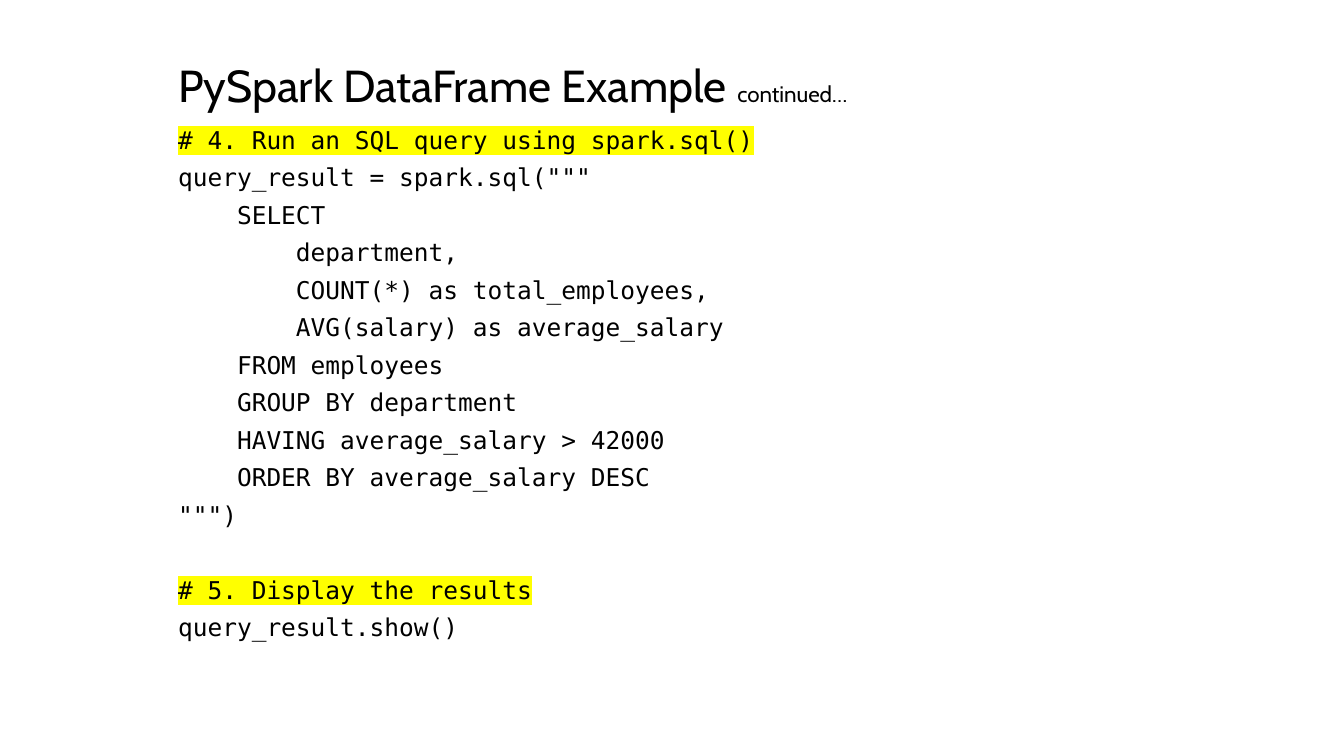
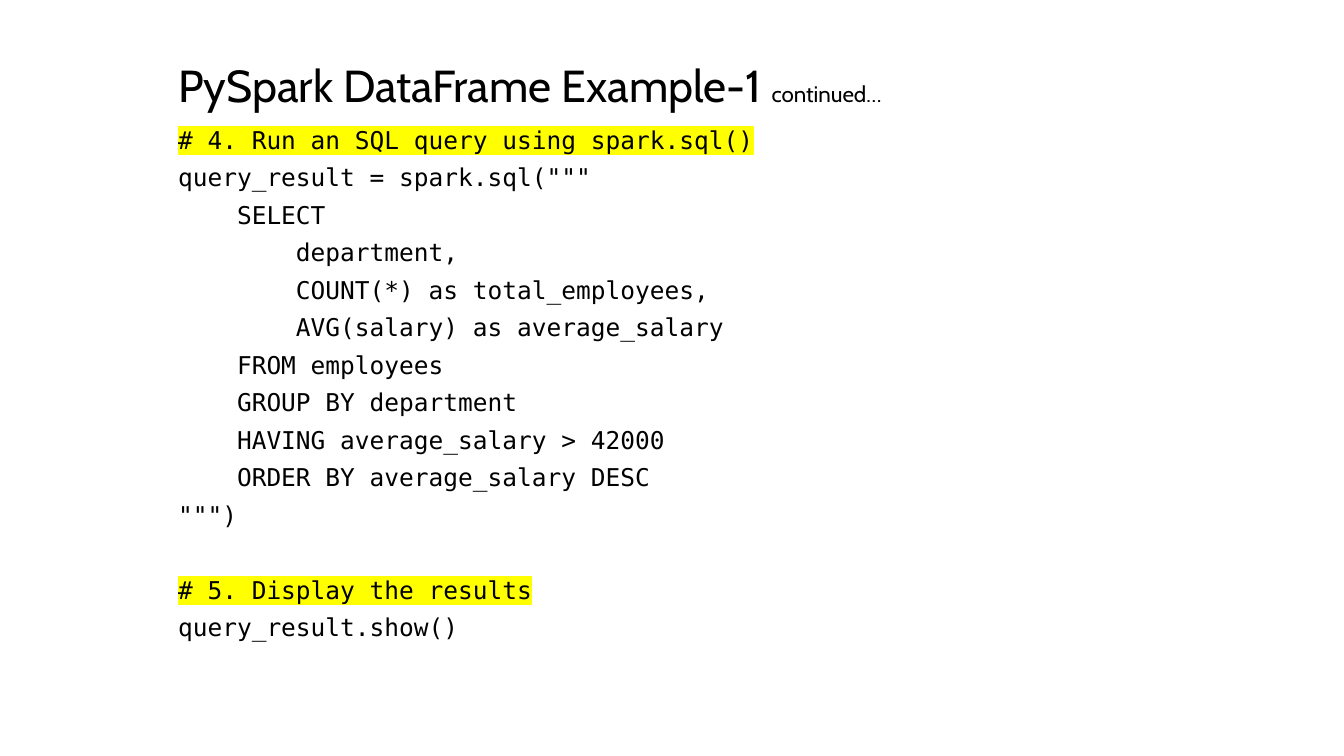
Before and after one commit to mahmoudparsian/big-data-modeling, a slide deck: slide 33 of course_information/COURSE_OUTLINE_10_WEEKS.pptx. Drawn at 1344x756 pixels with LibreOffice and Linux fonts; fonts in the diff are those of the drawing; background and template pictures are left out. Boxes give left, top, right and bottom in pixels: in the first picture for what was removed or moved away, otherwise in the second. Text is boxed around its words. In the diff, an @@ line names an element or a change of style, - is before the commit and + after.

```diff
--- a/course_information/COURSE_OUTLINE_10_WEEKS.pptx
+++ b/course_information/COURSE_OUTLINE_10_WEEKS.pptx
@@ title at [178, 68, 882, 112]: text changed @@
-PySpark DataFrame Example continued…
+PySpark DataFrame Example-1 continued…
```
Also in this commit, not shown: 15 other slides changed, 1 slide added, 1 other file.
